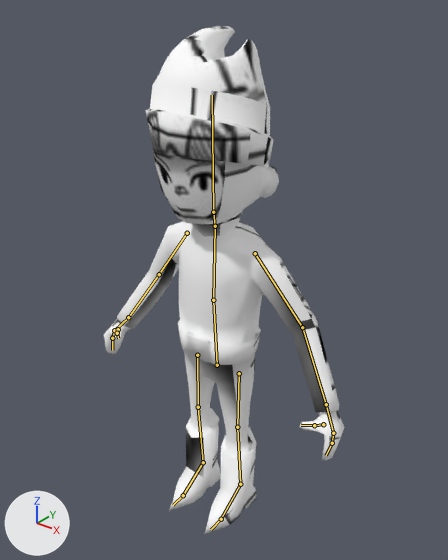
Renders of the Blender file Assets/Models/Characters/Kilff_Model.blend from each side of a commit.
Both versions are drawn from a camera (50 mm lens) standing at (1.321, -1.609, 2.063) and looking at (0.042, -0.01, 1.072). Lighting does not change. The marker at lower left points along +X, +Y and +Z. The bones that bend it are drawn over the model as lines.

The first picture shows 'Character'.
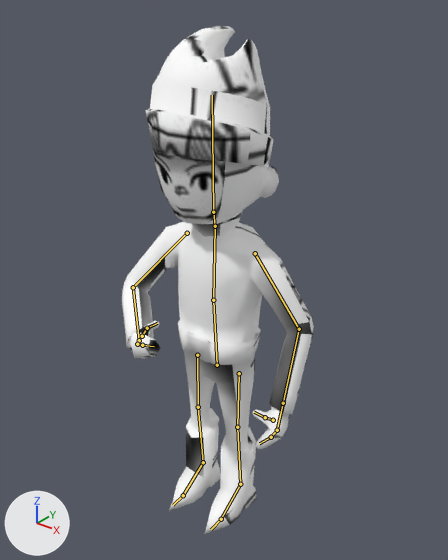
The newer file adds an action. The first version stands in its rest pose; the second is drawn at frame 1 of the action 'Fall'.

The edits, one by one:
Bone 'Upper Arm.L' (bone_upper_arm_l) turns from (0, 0, 0) to (-3, 0, 0) degrees about its own x, y and z.
Bone 'Lower Arm.L' (bone_lower_arm_l) turns from (0, 0, 0) to (-22, -11, -14) degrees about its own x, y and z.
Bone 'Upper Arm.R' (bone_upper_arm_r) turns from (0, 0, 0) to (-7, 9, 33) degrees about its own x, y and z.
Bone 'Lower Arm.R' (bone_lower_arm_r) turns from (0, 0, 0) to (-46, 27, 36) degrees about its own x, y and z.
Bone 'Hand.R' (bone_hand_r) turns from (0, 0, 0) to (5, -17, 31) degrees about its own x, y and z.
Bone 'Thumb02.R' (bone_thumb02_r) turns from (0, 0, 0) to (-52, -26, 13) degrees about its own x, y and z.

Changed parts and their boxes [x1, y1, x2, y2] in the pictures (448 x 560 px):
'Character', posed (20% narrower)
    before: [104, 26, 344, 534]
    after: [122, 26, 314, 534]
bone 'Upper Arm.L', root to tip
    before: (255, 253) to (302, 327)
    after: (255, 253) to (299, 329)
bone 'Lower Arm.L', root to tip
    before: (302, 327) to (326, 404)
    after: (299, 329) to (283, 403)
bone 'Upper Arm.R', root to tip
    before: (187, 233) to (159, 274)
    after: (187, 233) to (133, 287)
bone 'Lower Arm.R', root to tip
    before: (159, 274) to (128, 317)
    after: (133, 287) to (139, 340)
bone 'Hand.R', root to tip
    before: (128, 317) to (114, 330)
    after: (139, 340) to (137, 344)
bone 'Thumb02.R', root to tip
    before: (117, 333) to (118, 338)
    after: (147, 328) to (157, 323)
